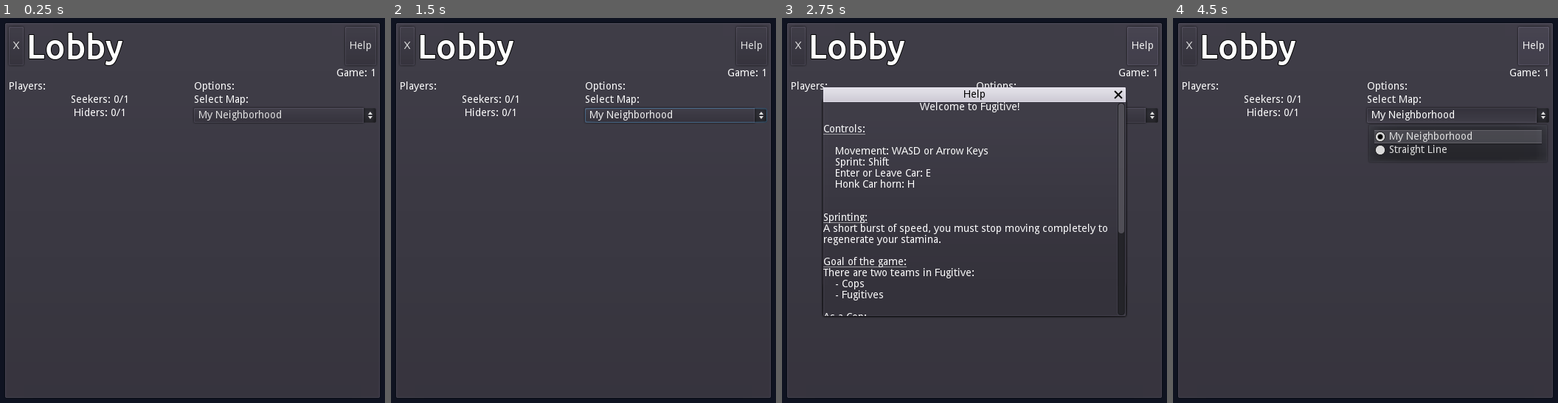
Above: before the commit, frames 1-4 (left to right).
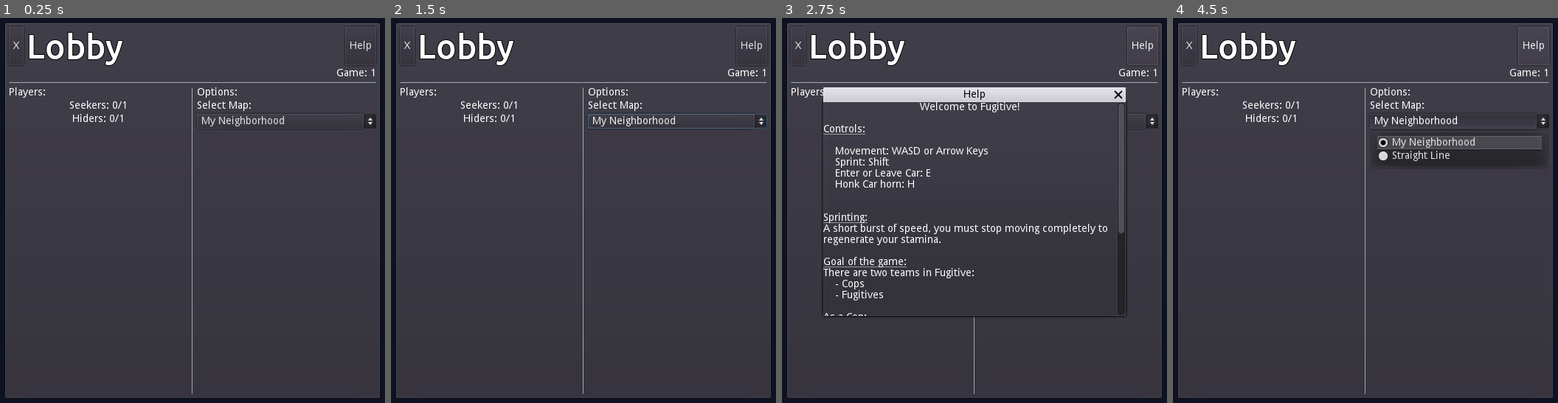
Above: after the commit, the same moments.

Repository: FugitiveTheGame/Fugitive
Game: Godot game, scene res://screens/lobby/Lobby.tscn
Two runs of this game, one before a commit and one after it. Both use one fixed random seed, a clock stepped at 60 frames per second and the inputs below. This scene is started directly instead of the project's main scene.
Inputs:
- Up to frame 1 (0.25 s): no input
- Up to frame 2 (1.5 s): click "My Neighborhood" at 0.5 s; click "X" at 1.25 s
- Up to frame 3 (2.75 s): click "Help" at 2 s
- Up to frame 4 (4.5 s): tap Enter at 2.75 s; hold Right (ui_right) 2.78-3.53 s; hold H (car_horn) 2.78-3.53 s; hold Down (ui_down) 3.53-4.28 s; tap Shift (sprint) at 3.6 s; tap Space at 4.25 s; hold Right (ui_right) from 4.28 s (still down); hold E (use) from 4.28 s (still down)

The runs differ from the first frame. In frame 1, 1.8% of the frame differs, in the area x 2-98%, y 16-98%; in frame 2, 2.1%; in frame 3, 0.5%; in frame 4, 3.6%.
Error in both runs: Invalid get index 'ip' (on base: 'Nil'). (res://screens/lobby/Lobby.gd:194)

Commit message:
Lobby UI dividers

Diff:
--- a/screens/lobby/Lobby.tscn
+++ b/screens/lobby/Lobby.tscn
@@ -62,75 +62,85 @@
 text = "Game Number: 1"
 align = 2
 
+[node name="HSeparator" type="HSeparator" parent="MainPanel/OuterContainer"]
+margin_top = 74.0
+margin_right = 498.0
+margin_bottom = 78.0
+
 [node name="CenterContainer" type="HBoxContainer" parent="MainPanel/OuterContainer"]
-margin_top = 74.0
+margin_top = 82.0
 margin_right = 498.0
 margin_bottom = 438.0
 size_flags_horizontal = 3
 size_flags_vertical = 3
 
 [node name="PlayersContainer" type="VBoxContainer" parent="MainPanel/OuterContainer/CenterContainer"]
-margin_right = 247.0
-margin_bottom = 364.0
+margin_right = 243.0
+margin_bottom = 356.0
 size_flags_horizontal = 3
 
 [node name="PlayersTitle" type="Label" parent="MainPanel/OuterContainer/CenterContainer/PlayersContainer"]
-margin_right = 247.0
+margin_right = 243.0
 margin_bottom = 14.0
 size_flags_vertical = 1
 text = "Players:"
 
 [node name="SeekersCount" type="Label" parent="MainPanel/OuterContainer/CenterContainer/PlayersContainer"]
 margin_top = 18.0
-margin_right = 247.0
+margin_right = 243.0
 margin_bottom = 32.0
 text = "Seekers: 0/2"
 align = 1
 
 [node name="HidersCount" type="Label" parent="MainPanel/OuterContainer/CenterContainer/PlayersContainer"]
 margin_top = 36.0
-margin_right = 247.0
+margin_right = 243.0
 margin_bottom = 50.0
 text = "Hiders: 0/4"
 align = 1
 
 [node name="PlayersScrollContainer" type="ScrollContainer" parent="MainPanel/OuterContainer/CenterContainer/PlayersContainer"]
 margin_top = 54.0
-margin_right = 247.0
-margin_bottom = 364.0
+margin_right = 243.0
+margin_bottom = 356.0
 size_flags_horizontal = 3
 size_flags_vertical = 3
 
 [node name="PlayerList" type="VBoxContainer" parent="MainPanel/OuterContainer/CenterContainer/PlayersContainer/PlayersScrollContainer"]
-margin_right = 247.0
-margin_bottom = 310.0
+margin_right = 243.0
+margin_bottom = 302.0
 size_flags_horizontal = 3
 size_flags_vertical = 7
 __meta__ = {
 "_edit_use_anchors_": false
 }
 
+[node name="VSeparator" type="VSeparator" parent="MainPanel/OuterContainer/CenterContainer"]
+margin_left = 247.0
+margin_right = 251.0
+margin_bottom = 356.0
+
 [node name="OptionsContainer" type="VBoxContainer" parent="MainPanel/OuterContainer/CenterContainer"]
-margin_left = 251.0
+margin_left = 255.0
 margin_right = 498.0
-margin_bottom = 364.0
+margin_bottom = 356.0
 size_flags_horizontal = 3
 size_flags_vertical = 3
 
 [node name="OptionsLabel" type="Label" parent="MainPanel/OuterContainer/CenterContainer/OptionsContainer"]
-margin_right = 247.0
+margin_right = 243.0
 margin_bottom = 14.0
 text = "Options:"
 
 [node name="MapSelectLabel" type="Label" parent="MainPanel/OuterContainer/CenterContainer/OptionsContainer"]
 margin_top = 18.0
-margin_right = 247.0
+margin_right = 243.0
 margin_bottom = 32.0
 text = "Select Map:"
 
 [node name="MapSelectButton" type="OptionButton" parent="MainPanel/OuterContainer/CenterContainer/OptionsContainer"]
 margin_top = 36.0
-margin_right = 247.0
+margin_right = 243.0
 margin_bottom = 56.0
 text = "My Neighborhood"
 items = [ "My Neighborhood", null, false, 0, null, "Straight Line", null, false, 1, null ]
